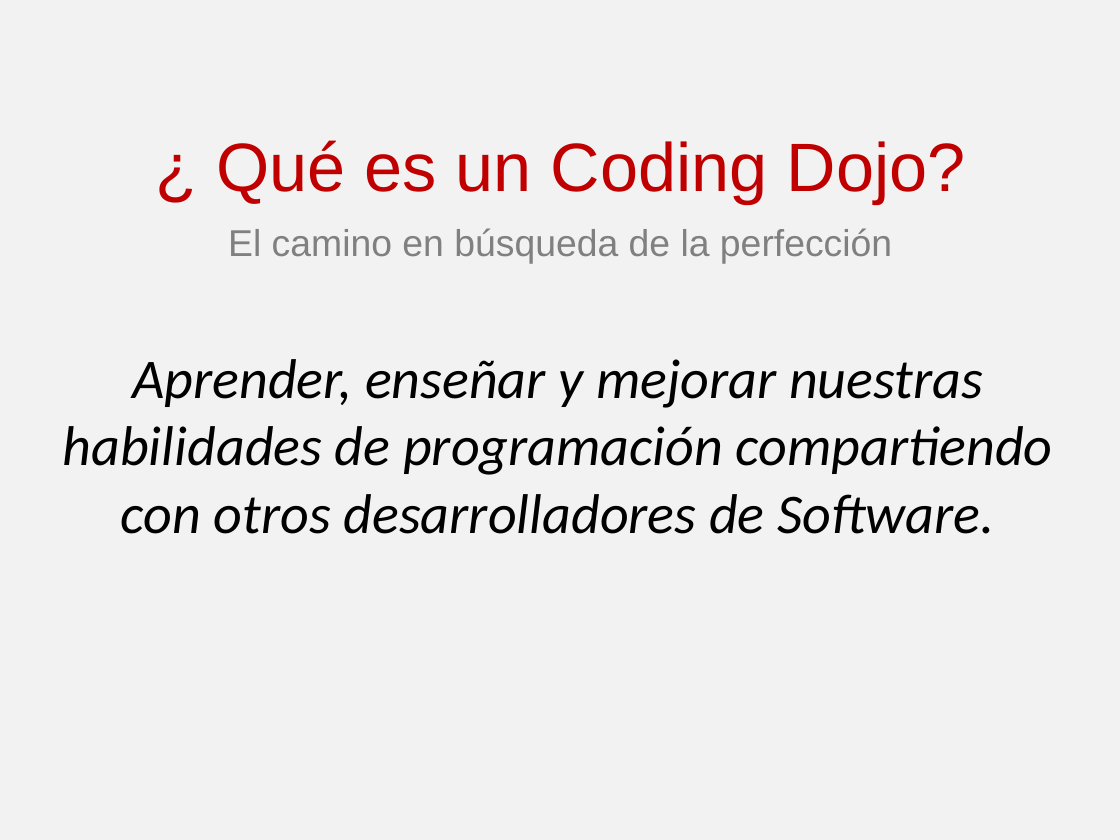
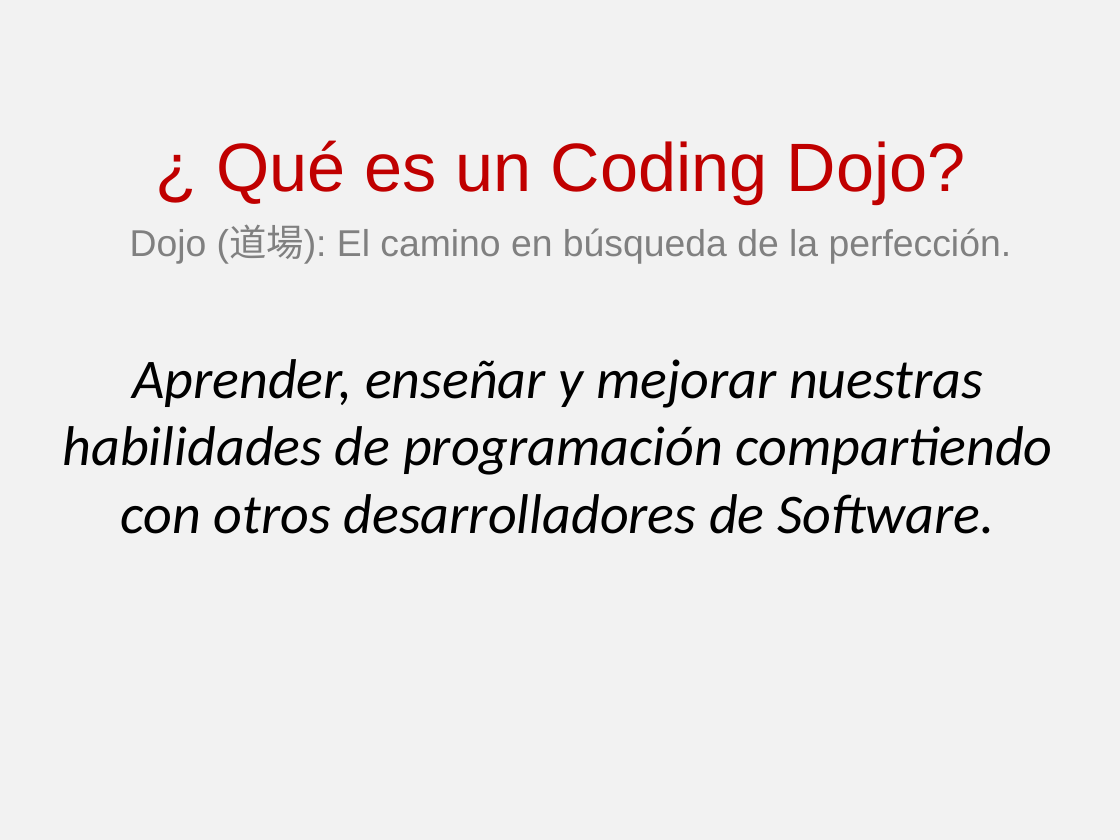
Before and after one commit to angelnunezsalazar/Coding-Dojo, a slide deck: slide 2 of Randori/Coding Dojo.pptx. Drawn at 1120x840 pixels with LibreOffice and Linux fonts; fonts in the diff are those of the drawing. Boxes give left, top, right and bottom in pixels: in the first picture for what was removed or moved away, otherwise in the second. Text is boxed around its words. In the diff, an @@ line names an element or a change of style, - is before the commit and + after.

```diff
--- a/Randori/Coding Dojo.pptx
+++ b/Randori/Coding Dojo.pptx
@@ text at (x1=130, y1=226, x2=1012, y2=263): text changed @@
-El camino en búsqueda de la perfección
+Dojo (道場): El camino en búsqueda de la perfección.
```
Also in this commit, not shown: 3 other slides changed, 5 slides added, 4 slides removed.
